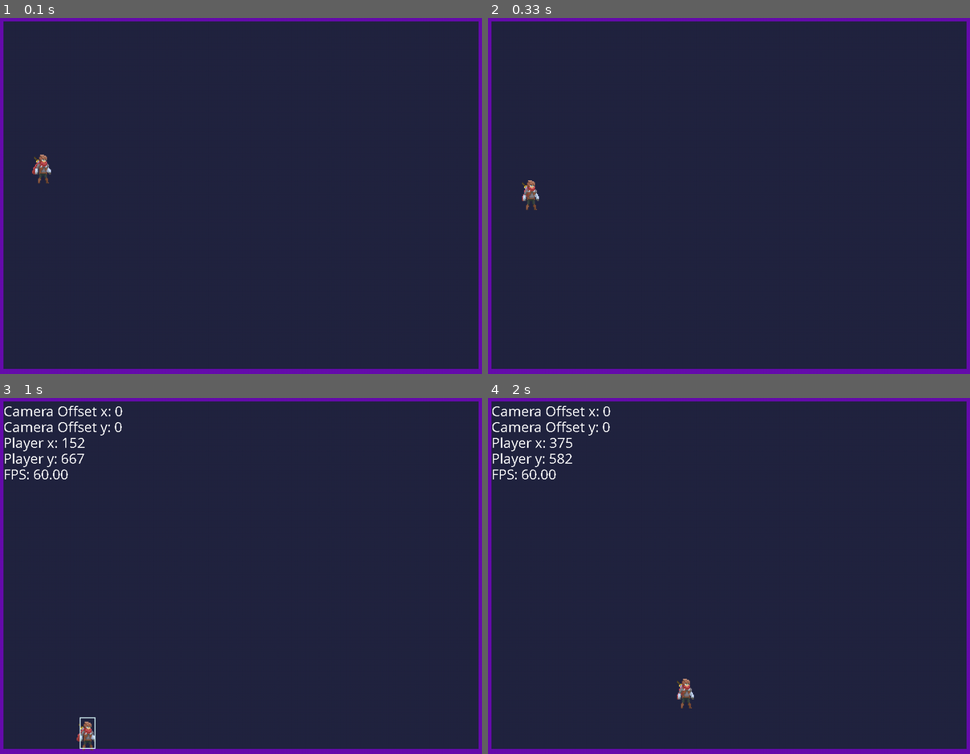
Above: before the commit, frames 1-4 (two rows, left to right).
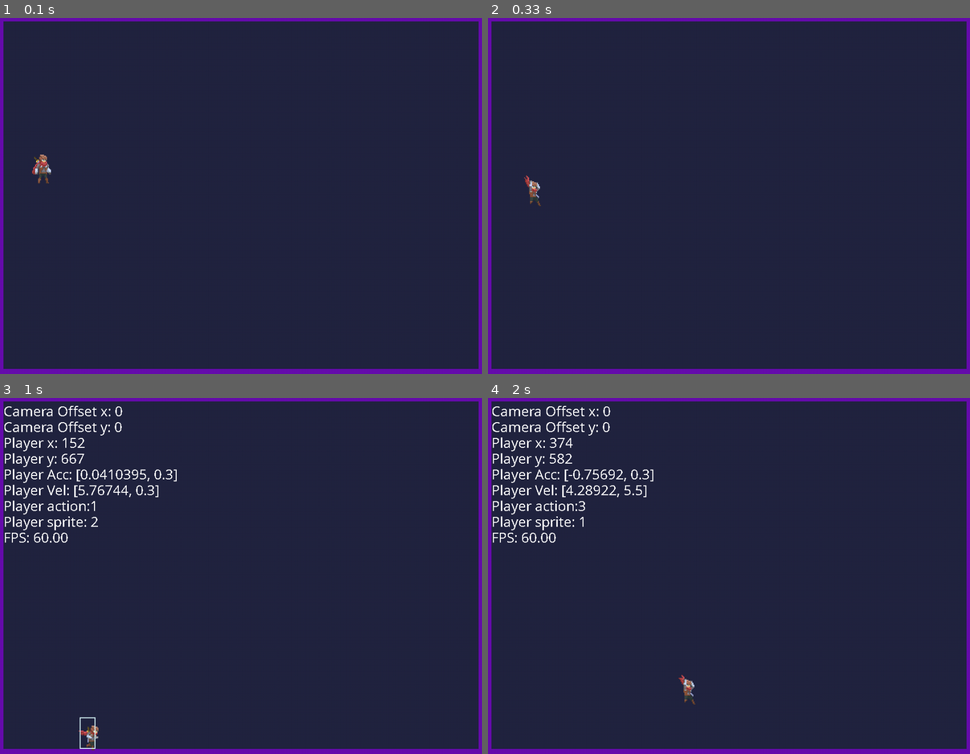
Above: after the commit, the same moments.

Repository: ArthurC13/A-Level-Project-Arthur-Chen
Game: pygame game, started from A level Project.py
Two runs of this game, one before a commit and one after it. Both use one fixed random seed, a clock stepped at 60 frames per second and the inputs below.
Inputs:
- Up to frame 1 (0.1 s): no input
- Up to frame 2 (0.33 s): no input
- Up to frame 3 (1 s): tap 2 at 0.33 s; hold Right from 0.67 s (still down); tap 3 at 0.82 s
- Up to frame 4 (2 s): release Right at 1.13 s; hold Up 1.17-1.47 s; tap 0 at 1.32 s; hold Right 1.5-1.97 s; tap 2 at 1.65 s

Frame 1 is identical in both runs. In frame 2, 0.2% of the frame differs, in the area x 7-11%, y 44-54%; in frame 3, 1.6%; in frame 4, 1.6%, in the area x 0-43%, y 11-88%.

Commit message:
update player animation
added player jumping, falling and running animation

Diff:
--- a/A level Project.py
+++ b/A level Project.py
@@ -73,14 +73,18 @@
     def load_sprites(self):
         paths = ['images/player/idle', 'images/player/run', 'images/player/jump', 'images/player/fall']
         self.sprites = []
+        self.mirrored_sprites = []
         for path in paths:
             temp_list = []
+            temp_list2 = []
             for i in sorted(os.listdir(path)):
                 image = pygame.image.load(os.path.join(path, i))
                 size = tuple(2*x for x in image.get_size())
                 image = pygame.transform.scale(image, size)
                 temp_list.append(image)
+                temp_list2.append(pygame.transform.flip(image, True, False))
             self.sprites.append(temp_list)
+            self.mirrored_sprites.append(temp_list2)
 
     def wall_collisions(self, direction):
         hits = pygame.sprite.spritecollide(self, game.wall_group, False, collide_hit_rect)
@@ -113,8 +117,10 @@
         if not ladder[0]:
             if keys[pygame.K_LEFT]:
                 self.acc.x = -PLAYERACC
+                self.face_left = True
             if keys[pygame.K_RIGHT]:
                 self.acc.x = PLAYERACC
+                self.face_left = False
             if keys[pygame.K_UP]:
                 self.jump()
             if keys[pygame.K_DOWN]:
@@ -124,8 +130,10 @@
             self.vel.y = 0
             if keys[pygame.K_LEFT]:
                 self.acc.x = -PLAYERACC
+                self.face_left = True
             if keys[pygame.K_RIGHT]:
                 self.acc.x = PLAYERACC
+                self.face_left = False
             if keys[pygame.K_UP]:
                 self.vel.y = -LADDERVEL
             if keys[pygame.K_DOWN]:
@@ -137,12 +145,46 @@
         self.hit_rect.y -= 1
         if hits:
             self.vel.y = JUMPVEL
+            self.current_sprite = 0
 
     def interact(self):
         pass
 
+    def animations(self):
+        now = pygame.time.get_ticks()
+        sprites_list = self.sprites
+        if self.face_left:
+            sprites_list = self.mirrored_sprites
+        if self.current_action == 0:        #idle
+            if now - self.last_sprite_time >= 200:
+                self.current_sprite += 1
+                if self.current_sprite > len(sprites_list[self.current_action])-1:
+                    self.current_sprite = 0
+                self.image = sprites_list[self.current_action][self.current_sprite]
+                self.last_sprite_time = pygame.time.get_ticks()
+        elif self.current_action == 1:      #running
+            if now - self.last_sprite_time >= 125:
+                self.current_sprite += 1
+                if self.current_sprite > len(sprites_list[self.current_action])-1:
+                    self.current_sprite = 0
+                self.image = sprites_list[self.current_action][self.current_sprite]
+                self.last_sprite_time = pygame.time.get_ticks()
+        elif self.current_action == 2:      #jumping
+            if now - self.last_sprite_time >= 100:
+                self.current_sprite += 1
+                if self.current_sprite > len(sprites_list[self.current_action])-1:
+                    self.current_sprite = len(sprites_list[self.current_action])-1
+                self.image = sprites_list[self.current_action][self.current_sprite]
+                self.last_sprite_time = pygame.time.get_ticks()
+        elif self.current_action == 3:      #falling
+            if now - self.last_sprite_time >= 150:
+                self.current_sprite += 1
+                if self.current_sprite > len(sprites_list[self.current_action])-1:
+                    self.current_sprite = 0
+                self.image = sprites_list[self.current_action][self.current_sprite]
+                self.last_sprite_time = pygame.time.get_ticks()
+
     def update(self):
-        now = pygame.time.get_ticks()
         self.movement_controls()
         self.acc.x += self.vel.x*FRICTION
         self.vel += self.acc
@@ -153,12 +195,19 @@
         self.hit_rect.y = int(self.pos.y)
         self.wall_collisions('y')
         self.rect.center = self.hit_rect.center
-        if now - self.last_sprite_time >= 200:
-            self.current_sprite += 1
-            if self.current_sprite > len(self.sprites)-1:
-                self.current_sprite = 0
-            self.image = self.sprites[self.current_action][self.current_sprite]
-            self.last_sprite_time = pygame.time.get_ticks()
+        if abs(self.vel.x) < 0.2:
+            self.vel.x = 0
+        if self.vel in [(0, 0), (0, 0.3)]:
+            self.current_action = 0
+        elif self.vel.y not in [0, 0.3]:
+            if self.vel.y < 0:
+                self.current_action = 2
+            else:
+                self.current_action = 3
+        else:
+            self.current_action = 1
+        self.animations()
+
 
 #Wall class
 class Wall(pygame.sprite.Sprite):
@@ -344,7 +393,11 @@
 
     def draw_texts(self):
         if self.show_stats:
-            string = 'Camera Offset x: ' + str(self.camera.x) + '\nCamera Offset y: ' + str(self.camera.y) + '\nPlayer x: ' + str(self.player.rect.x) + '\nPlayer y: ' + str(self.player.rect.y) + '\nFPS: ' + "{:.2f}".format(self.clock.get_fps())
+            string = 'Camera Offset x: ' + str(self.camera.x) + '\nCamera Offset y: ' + str(self.camera.y)
+            string += '\nPlayer x: ' + str(self.player.rect.x) + '\nPlayer y: ' + str(self.player.rect.y)
+            string += '\nPlayer Acc: ' + str(self.player.acc) + '\nPlayer Vel: ' + str(self.player.vel)
+            string += '\nPlayer action:' + str(self.player.current_action) + '\nPlayer sprite: ' + str(self.player.current_sprite)
+            string += '\nFPS: ' + "{:.2f}".format(self.clock.get_fps())
             self.blit_texts(string, WHITE, 32, 32, 32, self.myfont)
 
     def draw(self):
Binary file added: images/mobs/slime/idle/slime-idle-0.png
Binary file added: images/mobs/slime/idle/slime-idle-1.png
Binary file added: images/mobs/slime/idle/slime-idle-2.png
Binary file added: images/mobs/slime/idle/slime-idle-3.png
Binary file added: images/mobs/slime/move/slime-move-0.png
Binary file added: images/mobs/slime/move/slime-move-1.png
Binary file added: images/mobs/slime/move/slime-move-2.png
Binary file added: images/mobs/slime/move/slime-move-3.png
Not shown, changed: images/.DS_Store
Not shown, added: images/mobs/.DS_Store
Not shown, added: images/mobs/slime/.DS_Store
